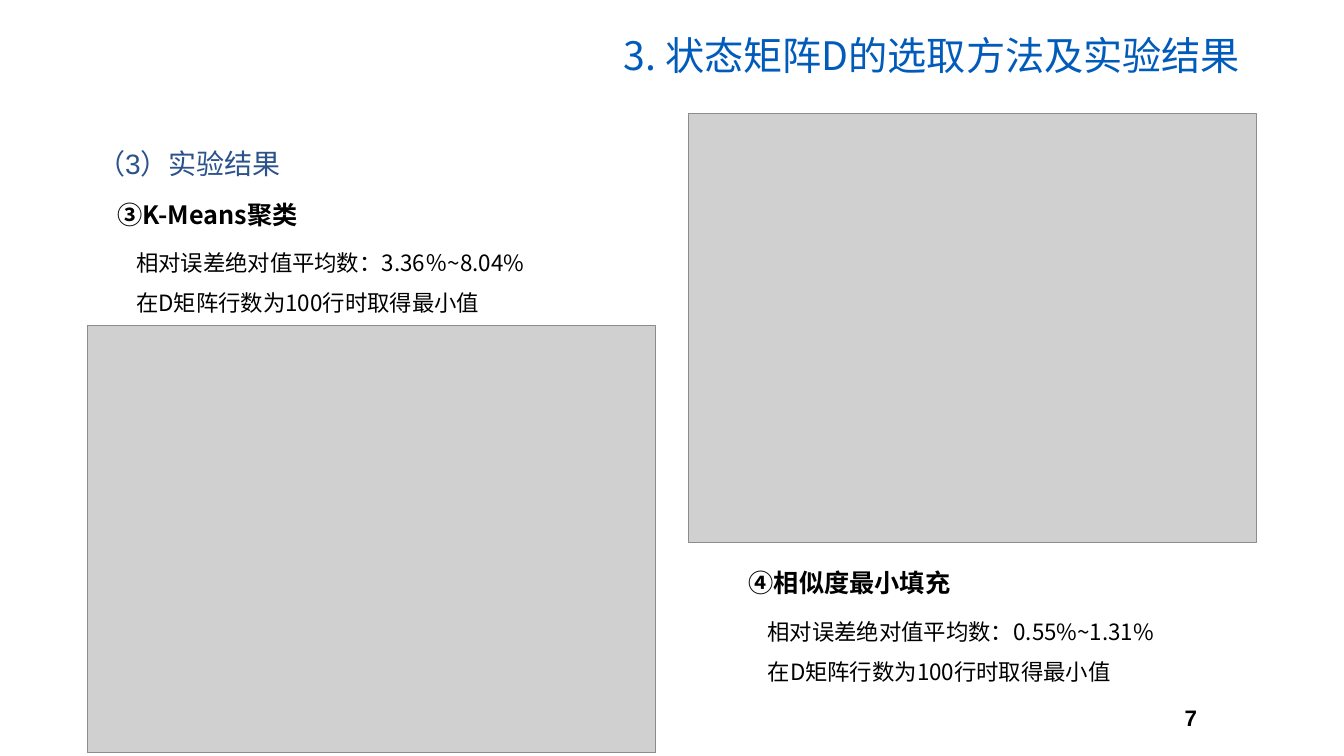
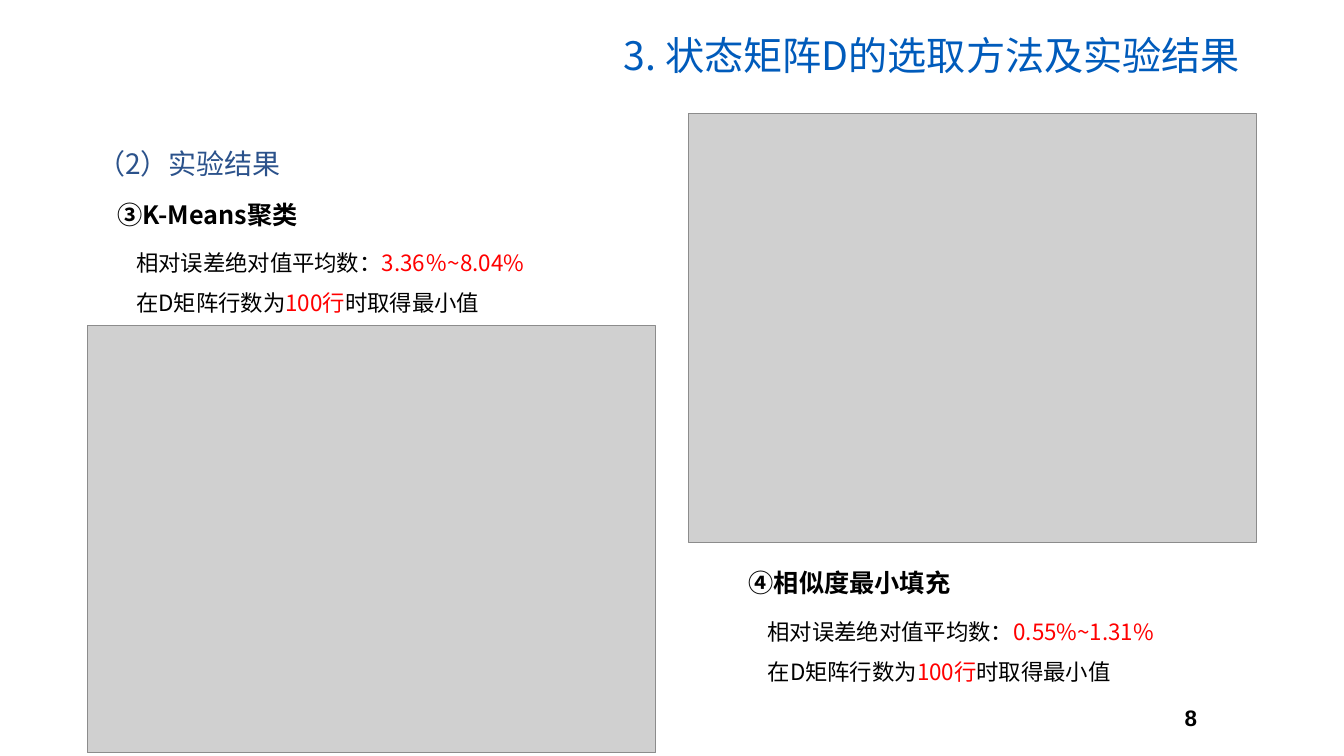
Before and after one commit to MMMMMz/SBM, a slide deck: slide 8 of SBM大作业汇报.pptx (slide 7 before the commit). Drawn at 1344x756 pixels with LibreOffice and Linux fonts; fonts in the diff are those of the drawing; grey boxes stand for pictures; background and template pictures are left out. Boxes give left, top, right and bottom in pixels: in the first picture for what was removed or moved away, otherwise in the second. Text is boxed around its words. In the diff, an @@ line names an element or a change of style, - is before the commit and + after.

```diff
--- a/SBM大作业汇报.pptx
+++ b/SBM大作业汇报.pptx
@@ text at bbox=[97, 150, 281, 177]: text changed; font Arial to Noto Sans CJK SC @@
-（3）实验结果
+（2）实验结果
@@ text "相对误差绝对值平均数：3.36％~8.04%" at bbox=[136, 252, 524, 313]: text colour #000000 to #FF0000 in "相对误差绝对值平均数：3.36％~8.04%", "在D矩阵行数为100行时取得最小值" @@
@@ text "相对误差绝对值平均数：0.55%~1.31%" at bbox=[768, 621, 1154, 682]: text colour #000000 to #FF0000 in "相对误差绝对值平均数：0.55%~1.31%", "在D矩阵行数为100行时取得最小值" @@
@@ page number at bbox=[1185, 710, 1197, 726]: text changed @@
-7
+8
```
Also in this commit, not shown: 10 other slides changed, 1 slide added, 3 other files.
